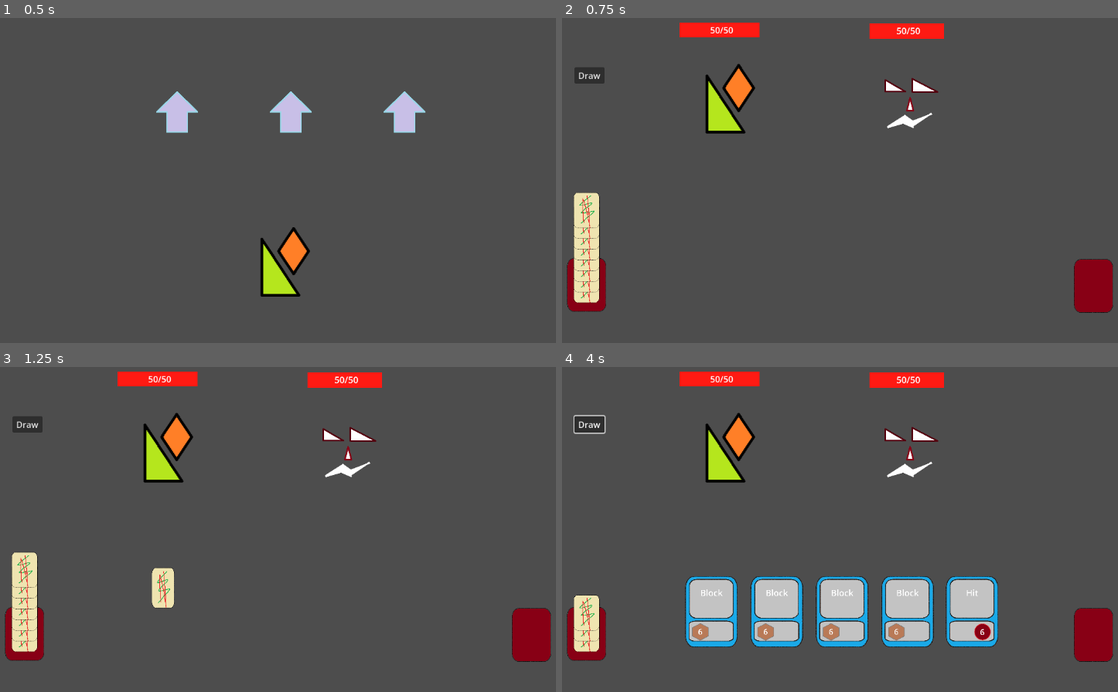
Above: before the commit, frames 1-4 (two rows, left to right).
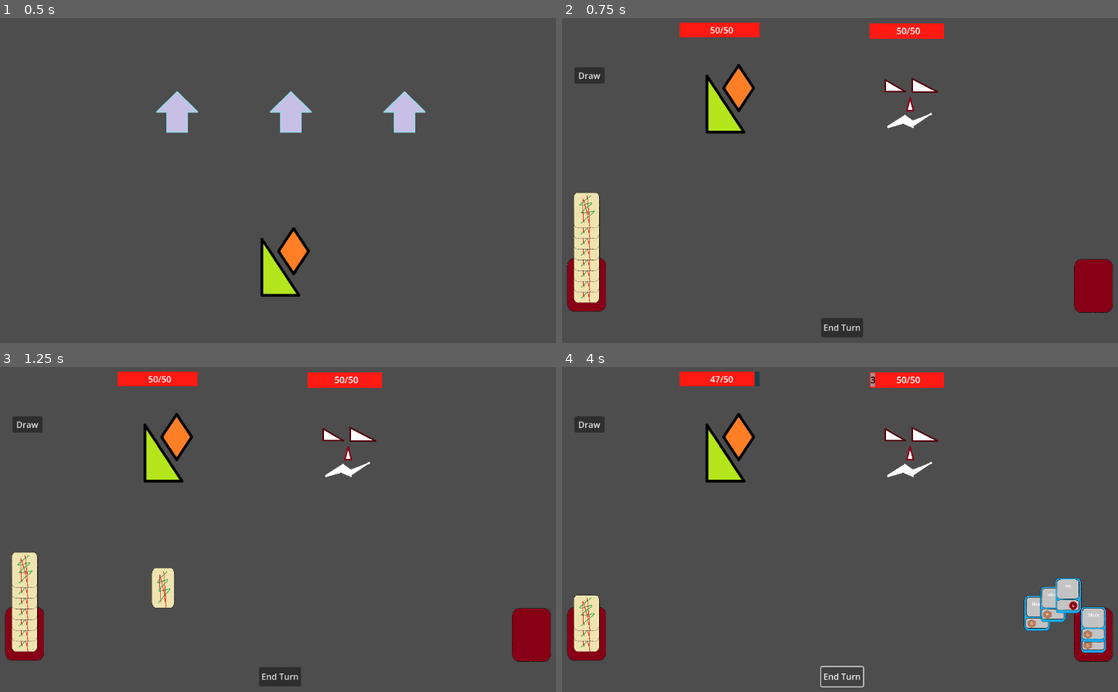
Above: after the commit, the same moments.

Repository: HartThomas/Roguelike-Ideas
Game: Godot game, scene res://main.tscn
Same seed, same stepped clock (60 frames per second), same inputs: the game is played once before the commit and once after it.
Inputs (mouse positions are in pixels of both pictures, inside the frame that each line leads up to):
- Up to frame 1 (0.5 s): no input
- Up to frame 2 (0.75 s): tap Enter at 0.5 s; drag from (851, 112) to (901, 96) at 0.52 s
- Up to frame 3 (1.25 s): no input
- Up to frame 4 (4 s): click (840, 675) at 1.25 s, where only the run after the commit has a clickable "End Turn"; click "Draw" at 2 s; click "Draw" at 2.75 s; click (840, 675) at 3.5 s, where only the run after the commit has a clickable "End Turn"

Frame 1 is identical in both runs. In frame 2, 0.4% of the frame differs, in the area x 46-55%, y 92-99%; in frame 3, 0.4%; in frame 4, 12%, in the area x 2-98%, y 1-99%.

Commit message:
Add end turn button

Diff:
--- a/battle.gd
+++ b/battle.gd
@@ -44,14 +44,6 @@
 		arrange_hand_positions()
 		if BattleManager.enemy_health <= 0:
 			battle_over.emit()
-	var enemy_action = enemy.which_action_shall_i_take()
-	print(enemy_action)
-	if enemy_action.has('hit'):
-		edit_player_health(enemy_action.get('hit'))
-	if enemy_action.has('heal'):
-		edit_enemy_health(-enemy_action.get('heal'))
-	if enemy_action.has('block'):
-		edit_enemy_block(enemy_action.get('block'))
 
 func _on_draw_button_down() -> void:
 	if deck.size() == 0:
@@ -221,3 +213,21 @@
 	_on_draw_button_down()
 	await get_tree().create_timer(0.2).timeout
 	_on_draw_button_down()
+
+func end_turn() -> void:
+	var enemy_action = enemy.which_action_shall_i_take()
+	print(enemy_action)
+	if enemy_action.has('hit'):
+		edit_player_health(enemy_action.get('hit'))
+	if enemy_action.has('heal'):
+		edit_enemy_health(-enemy_action.get('heal'))
+	if enemy_action.has('block'):
+		edit_enemy_block(enemy_action.get('block'))
+	await get_tree().create_timer(0.1).timeout
+	print(hand)
+	for card in hand:
+		depleted.append(card)
+	hand.clear()
+	print(hand,'umm',depleted)
+	arrange_depleted()
+	arrange_hand_positions()
--- a/battle.tscn
+++ b/battle.tscn
@@ -138,7 +138,15 @@
 theme_override_font_sizes/font_size = 30
 vertical_alignment = 1
 
+[node name="Button" type="Button" parent="."]
+offset_left = 541.0
+offset_top = 597.0
+offset_right = 603.0
+offset_bottom = 633.0
+text = "End Turn"
+
 [connection signal="area_entered" from="Hand" to="." method="_on_hand_area_entered"]
 [connection signal="area_exited" from="Hand" to="." method="_on_hand_area_exited"]
 [connection signal="clicked" from="Card" to="." method="_on_card_clicked"]
 [connection signal="button_down" from="Draw" to="." method="_on_draw_button_down"]
+[connection signal="button_down" from="Button" to="." method="end_turn"]
